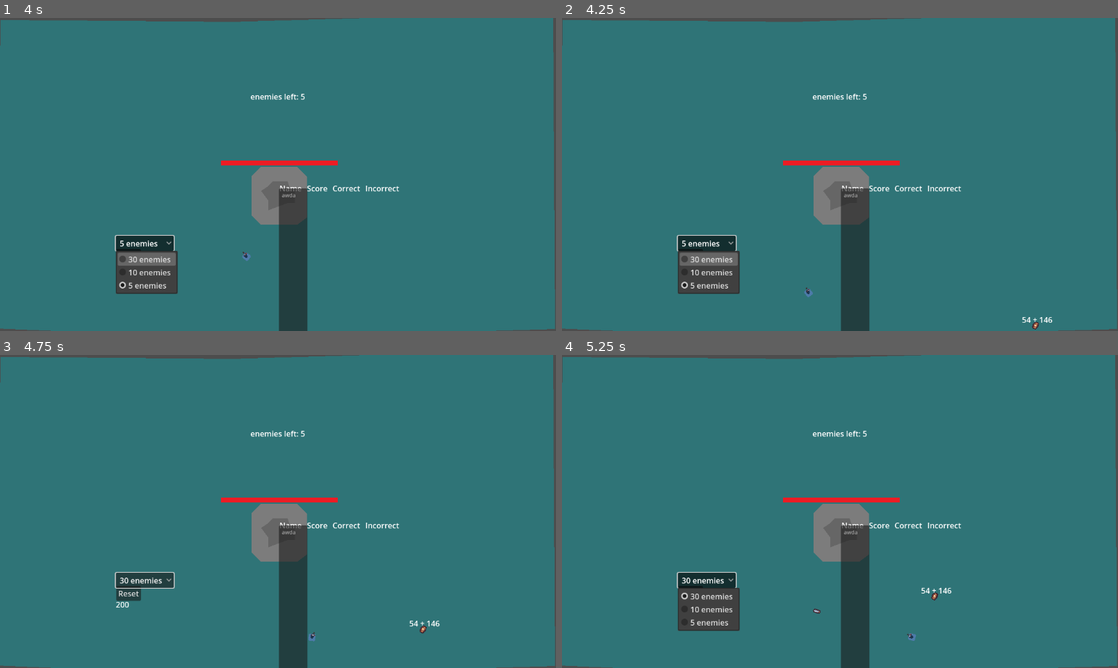
Above: before the commit, frames 1-4 (two rows, left to right).
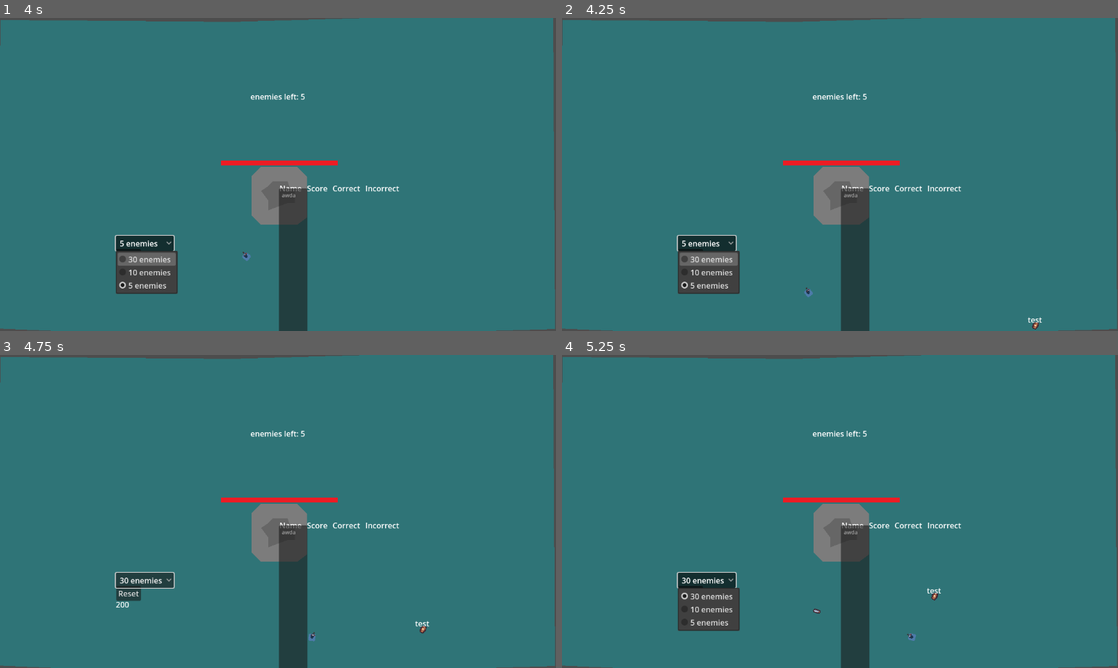
Above: after the commit, the same moments.

Repository: Fatbonks/quiz-game
Game: Godot game, scene res://menu.tscn
Same seed, same stepped clock (60 frames per second), same inputs: the game is played once before the commit and once after it.
Inputs (mouse positions are in pixels of both pictures, inside the frame that each line leads up to):
- Up to frame 1 (4 s): click "play!!!!!" at 0.5 s; click "Reset" at 1.25 s; click "5 enemies" at 2 s; tap Enter at 2.75 s; move the mouse to (400, 158) at 2.77 s; hold Right (ui_right) 2.78-3.53 s; right-click (400, 158) at 2.85 s; tap Space at 3.5 s; move the mouse to (166, 190) at 3.52 s; hold Down (ui_down) from 3.53 s (still down); tap 1 (inv_1) at 3.6 s
- Up to frame 2 (4.25 s): keep holding Down (ui_down)
- Up to frame 3 (4.75 s): tap Enter at 4.25 s; move the mouse to (333, 442) at 4.27 s; release Down (ui_down) at 4.28 s; hold Right (ui_right) from 4.28 s (still down); tap 2 (inv_2) at 4.35 s
- Up to frame 4 (5.25 s): release Right (ui_right) at 5 s; click "30 enemies" at 5 s

Frame 1 is identical in both runs. In frame 2, less than 0.1% of the frame differs, in the area x 82-89%, y 95-98%; in frame 3, less than 0.1%, in the area x 73-80%, y 84-87%; in frame 4, less than 0.1%.

Commit message:
more quiz questions added

Diff:
--- a/enemyAi.gd
+++ b/enemyAi.gd
@@ -4,20 +4,28 @@
 var lis = []
 var enemy_num: int
 func _ready():
-	var random_num = randi_range(1, 3)
-	if random_num == 1:
-		enemy_num = Global.number_ans
-	elif random_num == 2:
-		enemy_num = Global.number_ans_2
-	elif random_num == 3:
-		enemy_num = Global.number_ans_3
-	randomize()
-	for e in range(enemy_num+1):
-		var j = str(e, " + ", enemy_num-e)
-		lis.insert(0, j)
-	text.text = lis.pick_random()
-
-	for number_x in range(enemy_num+1):
-		for number_y in range(enemy_num+1):
-			number_y
-		pass
+	#randomize()
+	#var random_num = randi_range(1, 3)
+	#if random_num == 1:
+	#	enemy_num = Global.number_ans
+	#elif random_num == 2:
+	#	enemy_num = Global.number_ans_2
+	#elif random_num == 3:
+	#	enemy_num = Global.number_ans_3
+	#for e in range(enemy_num+1):
+	#	var j = str(e, " + ", enemy_num-e)
+	#	lis.insert(0, j)
+	#text.text = lis.pick_random()
+	#print(lis)
+	#for number_x in range(enemy_num+1):
+	#	for number_y in range(enemy_num+1):
+	#		var mult_num = number_y * number_x
+	#		if mult_num == enemy_num:
+	#			var temp_num = str(number_x, " * ", number_y)
+	#			lis.insert(0, temp_num)
+	#text.text = lis.pick_random()
+	for i in range(250):
+		var test = 250 % (i+1)
+		if test == 0:
+			var test_num = 250 / (i+1)
+			print(test_num,  "*", (i+1), "= 250")
--- a/world.tscn
+++ b/world.tscn
@@ -179,7 +179,6 @@
 sources/0 = SubResource("TileSetAtlasSource_htkun")
 
 [sub_resource type="Environment" id="Environment_b03ag"]
-glow_enabled = true
 glow_normalized = true
 glow_intensity = 4.93
 glow_bloom = 0.51
